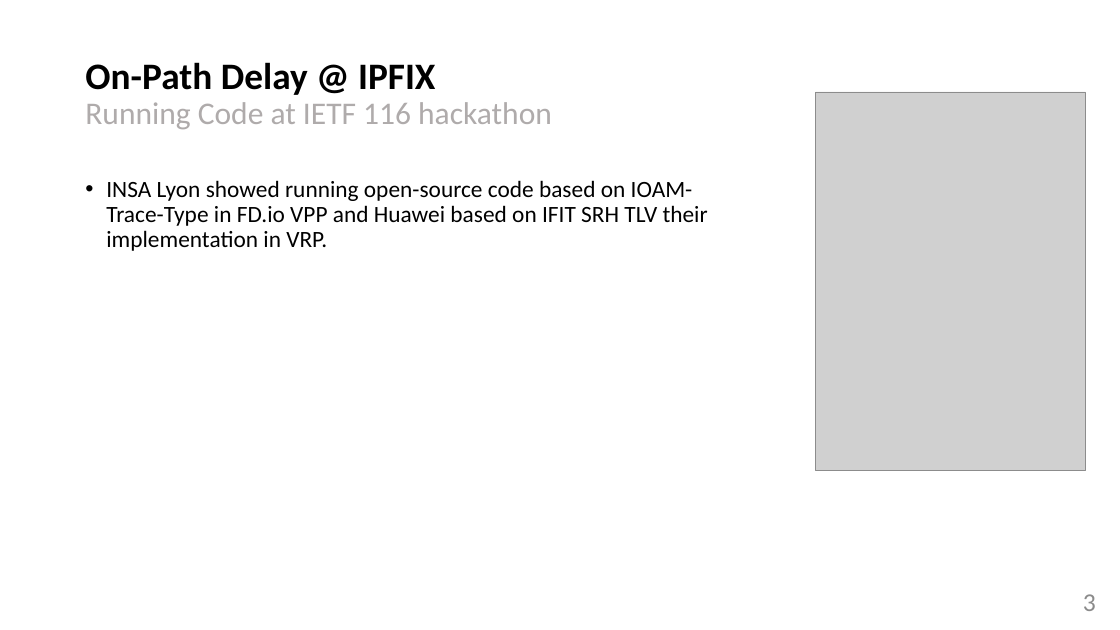
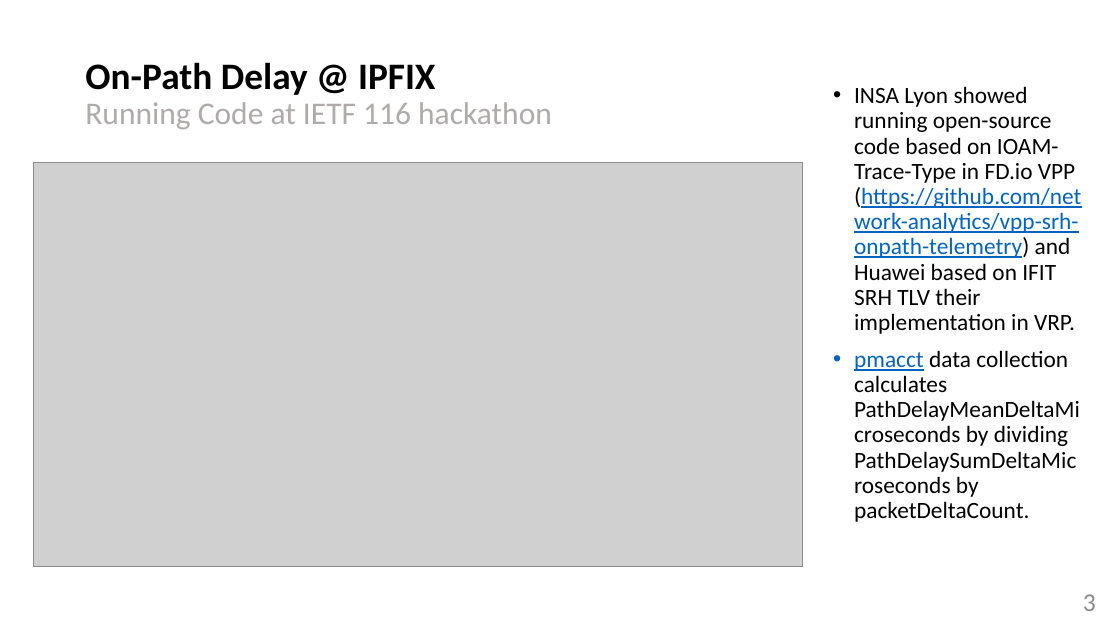
Before and after one commit to network-analytics/draft-ietf-opsawg-ipfix-on-path-telemetry, a slide deck: slide 3 of draft-opsawg-ipfix-on-path-telemetry-01.pptx. Drawn at 1120x630 pixels with LibreOffice and Linux fonts; fonts in the diff are those of the drawing; grey boxes stand for pictures. Boxes give left, top, right and bottom in pixels: in the first picture for what was removed or moved away, otherwise in the second. Text is boxed around its words. In the diff, an @@ line names an element or a change of style, - is before the commit and + after.

Commit message:
ietf116 hackathon

```diff
--- a/draft-opsawg-ipfix-on-path-telemetry-01.pptx
+++ b/draft-opsawg-ipfix-on-path-telemetry-01.pptx
@@ text at (854, 86, 1081, 522): text changed @@
-• INSA Lyon showed running open-source code based on IOAM-Trace-Type in FD.io VPP and Huawei based on IFIT SRH TLV their implementation in VRP.
+• INSA Lyon showed running open-source code based on IOAM-Trace-Type in FD.io VPP (https://github.com/network-analytics/vpp-srh-onpath-telemetry) and Huawei based on IFIT SRH TLV their implementation in VRP.
+• pmacct data collection calculates PathDelayMeanDeltaMicroseconds by dividing PathDelaySumDeltaMicroseconds by packetDeltaCount.
@@ picture removed at (816, 92, 1086, 470) @@
@@ picture added at (34, 162, 802, 567) @@
```
Also in this commit, not shown: 2 other slides changed, 1 slide added, 3 other files.
